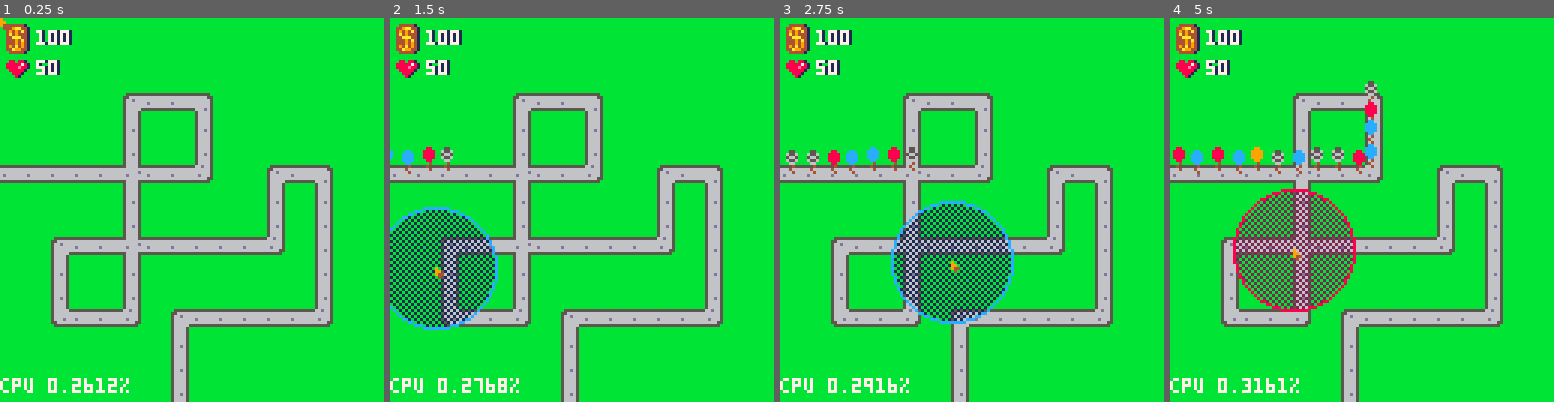
Above: before the commit, frames 1-4 (left to right).
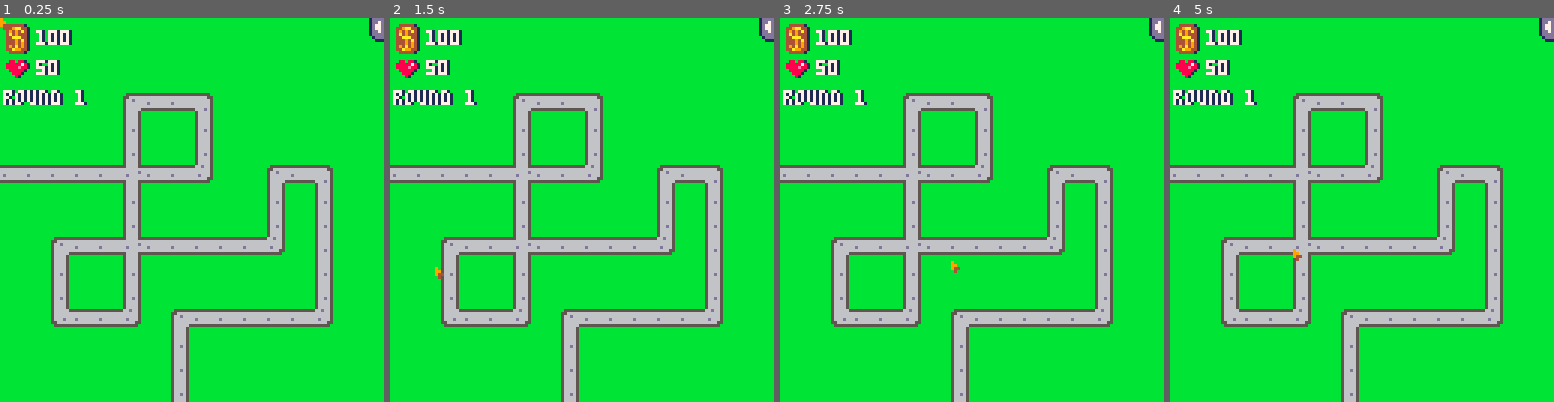
Above: after the commit, the same moments.

Repository: jamiebrn/pico8-games
Game: PICO-8 cartridge minibloons/minibloons.p8
The game is run twice, just before and just after one commit, with the same random seed, the same clock (stepped at 60 frames per second) and the same inputs.
Inputs (mouse positions are in pixels of both pictures, inside the frame that each line leads up to):
- Up to frame 1 (0.25 s): no input
- Up to frame 2 (1.5 s): tap X (X key) at 0.33, 1.07 s; click (670, 121) at 0.67 s; click (436, 267) at 1.22 s
- Up to frame 3 (2.75 s): click (887, 114) at 1.77 s; tap X (X key) at 1.85 s; click (952, 259) at 2.32 s
- Up to frame 4 (5 s): click (1404, 106) at 2.87 s; tap X (X key) at 2.97, 4.08 s; click (1465, 256) at 3.42 s; click (1231, 102) at 3.97 s; click (1292, 248) at 4.52 s

The runs differ from the first frame. In frame 1, 1.4% of the frame differs, in the area x 0-100%, y 0-98%; in frame 2, 5.7%; in frame 3, 6.4%; in frame 4, 7.3%.

Commit message:
tower purchasing + rounds

Diff:
--- a/minibloons/main.lua
+++ b/minibloons/main.lua
@@ -1,3 +1,9 @@
+-- todo
+-- tower selection
+-- tower selling
+-- upgrades
+-- menu
+
 function _init()
     poke(0x5f2d, 1)
 
@@ -6,28 +12,81 @@
         ninja_monkey = {range = 25, sprite = 34, cost = 40}
     }
 
+    buy_menu_choices = {
+        "dart_monkey", "ninja_monkey"
+    }
+    buy_menu_x_offset = 128
+    buy_menu_x_offset_dest = 128
+    buy_menu_width = 30
+    buy_menu_height = 60
+
     darts = {}
     monkeys = {}
     bloons = {}
 
     particles = {}
 
-    -- path in grid tiles
-    path = {{-1, 6}, {8, 6}, {8, 3}, {5, 3}, {5, 12}, {2, 12}, {2, 9}, {11, 9}, {11, 6}, {13, 6}, {13, 12}, {7, 12}, {7, 16}}
-
-    placing_monkey = false
+    maps = {
+        monkey_meadow = {name = "monkey meadow",
+            offset = {0, 0}, path = {{-1, 6}, {8, 6}, {8, 3}, {5, 3}, {5, 12}, {2, 12}, {2, 9}, {11, 9}, {11, 6}, {13, 6}, {13, 12}, {7, 12}, {7, 16}},
+            rounds = {{{[1]=10}, 50}, {{[1]=10}, 40}, {{[1]=12}, 35}, {{[1]=10, [2]=3}, 40}, {{[1]=14, [2]=5}, 40}}
+        }
+    }
+
+    placing_monkey = nil
     money = 100
     health = 50
-
-    bloon_spawn_cooldown_max = 20
-    bloon_spawn_cooldown = bloon_spawn_cooldown_max
+    round = 1
+    round_intermission = true
+    won = false
+
+    current_map = maps["monkey_meadow"]
+    current_round = nil
+    load_round()
+
+    left_mouse = false
+    left_mouse_last = false
+    right_mouse = false
+    right_mouse_last = false
+
+    bloon_spawn_cooldown = 0
+end
+
+function left_mouse_press()
+    return left_mouse and not left_mouse_last
+end
+
+function right_mouse_press()
+    return right_mouse and not right_mouse_last
 end
 
 function _update60()
-    bloon_spawn_cooldown -= 1
-    if bloon_spawn_cooldown <= 0 then
-        bloon_spawn_cooldown = bloon_spawn_cooldown_max
-        create_bloon()
+    left_mouse_last = left_mouse
+    left_mouse = stat(34) & 1 == 1
+    right_mouse_last = right_mouse
+    right_mouse = stat(34) & 2 == 2
+
+    bloon_spawn_cooldown = max(bloon_spawn_cooldown - 1, 0)
+    if not round_intermission and bloon_spawn_cooldown <= 0 and not tbl_empty(current_round[1]) then
+        bloon_spawn_cooldown = current_round[2]
+        -- choose bloon
+        local total = 0
+        for i, blooncount in pairs(current_round[1]) do
+            total += blooncount
+        end
+        local cumulative = 0
+        local chosen = flr(rnd(total)) + 1
+        for bloontype, blooncount in pairs(current_round[1]) do
+            cumulative += blooncount
+            if chosen <= cumulative then
+                create_bloon(bloontype)
+                current_round[1][bloontype] -= 1
+                if current_round[1][bloontype] <= 0 then
+                    current_round[1][bloontype] = nil
+                end
+                break
+            end
+        end
     end
 
     for i, bloon in ipairs(bloons) do
@@ -48,6 +107,20 @@
                 if bloon.health <= 0 then
                     deli(bloons, i)
                     money += flr(rnd(bloon:get_reward())) + 1
+
+                    -- test round end
+                    if #bloons == 0 and tbl_empty(current_round[1]) then
+                        round_intermission = true
+                        if #current_map["rounds"] > round then
+                            round += 1
+                            load_round()
+                            bloon_spawn_cooldown = 0
+                        else
+                            won = true
+                            buy_menu_x_offset_dest = 128
+                            placing_monkey = nil
+                        end
+                    end
                     break
                 end
             end
@@ -71,14 +144,25 @@
         monkey:update()
     end
 
-    if stat(34) & 2 == 2 and placing_monkey and not fget(mget(flr(stat(32) / 8), flr(stat(33) / 8)), 0) then
-        add(monkeys, create_monkey(stat(32), stat(33)))
-        money -= 30
-        placing_monkey = false
-    end
-
-    if btnp(❎) and money >= 30 then
-        placing_monkey = true
+    buy_menu_x_offset = lerp(buy_menu_x_offset, buy_menu_x_offset_dest, 0.1)
+    if not won then
+        if left_mouse_press() and rect_point_test(buy_menu_x_offset - 5, 0, buy_menu_x_offset, 8, stat(32), stat(33)) then
+            if buy_menu_x_offset_dest < 128 then
+                buy_menu_x_offset_dest = 128
+            else
+                buy_menu_x_offset_dest = 128 - buy_menu_width
+            end
+        end
+
+        if right_mouse_press() and placing_monkey then
+            placing_monkey = nil
+        end
+
+        if left_mouse_press() and placing_monkey and not fget(mget(flr(stat(32) / 8), flr(stat(33) / 8)), 0) then
+            add(monkeys, create_monkey(stat(32), stat(33), placing_monkey))
+            money -= placing_monkey.cost
+            placing_monkey = nil
+        end
     end
 end
 
@@ -105,9 +189,11 @@
             c2 = 2
         end
         fillp(▒)
-        circfill(stat(32), stat(33), 20, c2)
+        circfill(stat(32), stat(33), placing_monkey.range, c2)
         fillp()
-        circ(stat(32), stat(33), 20, c1)
+        circ(stat(32), stat(33), placing_monkey.range, c1)
+
+        spr(placing_monkey.sprite + 6, stat(32) - 4, stat(33) - 4)
     end
 
     for dart in all(darts) do
@@ -129,6 +215,28 @@
 
     for part in all(particles) do
         part:draw()
+    end
+
+    -- buy menu
+    local s = rect_point_test(buy_menu_x_offset - 5, 0, buy_menu_x_offset, 8, stat(32), stat(33)) and 33 or 32
+    spr(s, buy_menu_x_offset - 8, 0)
+    spr(48, buy_menu_x_offset - 6, 1, 1, 1, buy_menu_x_offset_dest < 128)
+    if buy_menu_x_offset < 128 then
+        rectfill(buy_menu_x_offset, 0, buy_menu_x_offset + buy_menu_width, buy_menu_height, 1)
+
+        for i, monkey_name in ipairs(buy_menu_choices) do
+            local monkey = monkey_types[monkey_name]
+
+            if rect_point_test(buy_menu_x_offset, (i - 1) * 10, buy_menu_x_offset + buy_menu_width, i * 10 - 1, stat(32), stat(33)) then
+                rectfill(buy_menu_x_offset, (i - 1) * 10, buy_menu_x_offset + buy_menu_width, i * 10 - 3, 13)
+                if left_mouse_press() and money >= monkey.cost then
+                    start_monkey_placement(monkey_name)
+                end
+            end
+
+            spr(monkey.sprite + 6, buy_menu_x_offset + 2, (i - 1) * 10)
+            print("$" .. monkey.cost, buy_menu_x_offset + 11, (i - 1) * 10 + 1, money >= monkey.cost and 7 or 8)
+        end
     end
 
     -- money
@@ -146,9 +254,52 @@
     print(health, 13, 14, 1)
     print(health, 12, 14, 7)
 
+    -- round
+    print("round " .. round, 2, 24, 1)
+    print("round " .. round, 1, 24, 7)
+
+    if round_intermission and not won then
+        local hovering = rect_point_test(1, 31, 4, 39, stat(32), stat(33))
+        spr(hovering and 50 or 49, 1, 31)
+        if hovering and left_mouse_press() then
+            round_intermission = false
+        end
+    end
+
+    if won then
+        rectfill(22, 35, 106, 93, 1)
+        print("congratulations!", 33, 43 + sin(time()) * 3, 5)
+        print("congratulations!", 32, 43 + sin(time() + 0.2) * 3, 12)
+        print("you have completed", 29, 58, 5)
+        print("you have completed", 28, 58, 12)
+        print(current_map["name"], 64 - #current_map["name"] * 2 + 1, 68, 5)
+        print(current_map["name"], 64 - #current_map["name"] * 2, 68, 12)
+    end
+
     spr(1, stat(32), stat(33)) -- cursor
 
-    print("cpu " .. stat(1) .. "%", 0, 120, 7)
+    -- print("cpu " .. stat(1) .. "%", 0, 120, 7)
+
+    -- i = 0
+    -- for bloontype, blooncount in pairs(current_round[1]) do
+    --     print(bloontype .. ": " .. blooncount .. " left", 0, 80 + i * 9, 7)
+    --     i += 1
+    -- end
+end
+
+function tbl_empty(t)
+    for _ in pairs(t) do return false end
+    return true
+end
+
+function tbl_len(t)
+    local i = 0
+    for _ in pairs(t) do i += 1 end
+    return i
+end
+
+function rect_point_test(x1, y1, x2, y2, x, y)
+    return x1 <= x and y1 <= y and x2 >= x and y2 >= y
 end
 
 function rotate_vec(x, y, a)
@@ -158,6 +309,20 @@
     return vec
 end
 
+function lerp(a, b, t)
+    if abs(b - a) < 0.5 then return b end
+    return (b - a) * t + a
+end
+
+function load_round()
+    local round_data = current_map["rounds"][round]
+    round_copy = {{}, round_data[2]}
+    for bloontype, blooncount in pairs(round_data[1]) do
+        round_copy[1][bloontype] = blooncount
+    end
+    current_round = round_copy
+end
+
 function create_dart(x, y, dir)
     local dart = {}
     dart.x = x
@@ -187,13 +352,20 @@
     return (1.70158 + 1) * x * x * x - 1.70158 * x * x
 end
 
-function create_monkey(x, y)
+function start_monkey_placement(monkey_name)
+    if placing_monkey then return end
+    placing_monkey = monkey_types[monkey_name]
+    buy_menu_x_offset_dest = 128
+end
+
+function create_monkey(x, y, monkey_data)
     local throw_cooldown_max = 50
 
     local monkey = {}
     monkey.x = x
     monkey.y = y
     monkey.dir = 0
+    monkey.type_data = monkey_data
 
     monkey.throw_cooldown = 0
 
@@ -207,7 +379,7 @@
     end
 
     monkey._get_closest_bloon_pos = function(self)
-        local shortest = 401
+        local shortest = self.type_data.range ^ 2 + 1
         local pos = nil
         for bloon in all(bloons) do
             local sqdist = (bloon.x - self.x) ^ 2 + (bloon.y - self.y) ^ 2
@@ -253,7 +425,7 @@
     end
 
     monkey.draw = function(self)
-        local s =  min(flr((1 - self.dir) * 8 + 0.5) + 2, 9)
+        local s =  min(flr((1 - self.dir) * 8 + 0.5) + self.type_data.sprite, self.type_data.sprite + 7)
         spr(s, self.x - 4, self.y - 4)
 
         local hand = self:_get_hand_local_pos()
@@ -266,23 +438,23 @@
     return monkey
 end
 
-function create_bloon()
+function create_bloon(type)
     local speed = 20
-    local type_healths = {1, 3, 5, 10}
-    local type_reward = {1, 2, 4, 8}
+    local type_healths = {1, 2, 4, 7}
+    local type_reward = {2, 4, 6, 12}
 
     local bloon = {}
     bloon.path_index_dest = 1
 
     bloon._get_pos_from_path_index = function(self)
-        return {x = path[self.path_index_dest][1] * 8 + 4, y = path[self.path_index_dest][2] * 8}
+        return {x = current_map["path"][self.path_index_dest][1] * 8 + 4, y = current_map["path"][self.path_index_dest][2] * 8}
     end
 
     local pos = bloon:_get_pos_from_path_index()
     bloon.x = pos.x
     bloon.y = pos.y
 
-    bloon.type = flr(rnd(4)) + 1
+    bloon.type = type
     bloon.health = type_healths[bloon.type]
 
     bloon.flash_time = 0
@@ -298,7 +470,7 @@
         local dist = (dest_pos.x - self.x) ^ 2 + (dest_pos.y - self.y) ^ 2
         if dist <= 1 then
             self.path_index_dest += 1
-            if self.path_index_dest > #path then return false end
+            if self.path_index_dest > #current_map["path"] then return false end
             dest_pos = bloon:_get_pos_from_path_index()
             dist = (dest_pos.x - self.x) ^ 2 + (dest_pos.y - self.y) ^ 2
         end
@@ -361,6 +533,7 @@
 end
 
 function create_bloon_damage_particle()
+    local path = current_map["path"]
     local final_grid = path[#path]
     local part = create_particle(final_grid[1] * 8 + 4, final_grid[2] * 8 + 4)
 
--- a/minibloons/minibloons.p8
+++ b/minibloons/minibloons.p8
@@ -19,14 +19,18 @@
 0090900000081000bbbbbbbb66666666b566d65b66666666b56666666666665bb55666666666655b000070000000000000000000000000000000000000000000
 90a0900000000000bbbbbbbb55555555b566665b55666655b56666655666d65bbb555555555555bb000700000000000000000000000000000000000000000000
 0a99000000000000bbbbbbbbbbbbbbbbb566665bb566665bb566665bb566665bbbbbbbbbbbbbbbbb000070000000000000000000000000000000000000000000
-00000000000000000008800000088000000880000008800000088000000990000009900000099000000000000000000000000000000000000000000000000000
-00000000000000000888899008888880088888800888888009988880099198800919919008891990000000000000000000000000000000000000000000000000
-00000000000000000888891008888880088888800888888001988880099888800998899008888990000000000000000000000000000000000000000000000000
-00000000000000008888889988888899888888889988888899888888918888888888888888888819000000000000000000000000000000000000000000000000
-00000000000000008888889988888819888888889188888899888888998888888888888888888899000000000000000000000000000000000000000000000000
-00000000000000000888891008888990099889900998888001988880088888800888888008888880000000000000000000000000000000000000000000000000
-00000000000000000888899008891990091991900991988009988880088888800888888008888880000000000000000000000000000000000000000000000000
-00000000000000000008800000099000000990000009900000088000000880000008800000088000000000000000000000000000000000000000000000000000
+0001dddd0007dddd0008800000088000000880000008800000088000000990000009900000099000000000000000000000000000000000000000000000000000
+0001dddd0007dddd0888899008888880088888800888888009988880099198800919919008891990000000000000000000000000000000000000000000000000
+0001dddd0007dddd0888891008888880088888800888888001988880099888800998899008888990000000000000000000000000000000000000000000000000
+0001dddd0007dddd8888889988888899888888889988888899888888918888888888888888888819000000000000000000000000000000000000000000000000
+0001dddd0007dddd8888889988888819888888889188888899888888998888888888888888888899000000000000000000000000000000000000000000000000
+0001dddd0007dddd0888891008888990099889900998888001988880088888800888888008888880000000000000000000000000000000000000000000000000
+00001ddd00007ddd0888899008891990091991900991988009988880088888800888888008888880000000000000000000000000000000000000000000000000
+00000111000007770008800000099000000990000009900000088000000880000008800000088000000000000000000000000000000000000000000000000000
+00007000000000000000000000000000000000000000000000000000000000000000000000000000000000000000000000000000000000000000000000000000
+00077000000000000000000000000000000000000000000000000000000000000000000000000000000000000000000000000000000000000000000000000000
+00077000000000000000000000000000000000000000000000000000000000000000000000000000000000000000000000000000000000000000000000000000
+00007000000000000000000000000000000000000000000000000000000000000000000000000000000000000000000000000000000000000000000000000000
 __gff__
 0000000000000000000000000000000000000001010101010101000000000000000000000000000000000000000000000000000000000000000000000000000000000000000000000000000000000000000000000000000000000000000000000000000000000000000000000000000000000000000000000000000000000000
 0000000000000000000000000000000000000000000000000000000000000000000000000000000000000000000000000000000000000000000000000000000000000000000000000000000000000000000000000000000000000000000000000000000000000000000000000000000000000000000000000000000000000000
